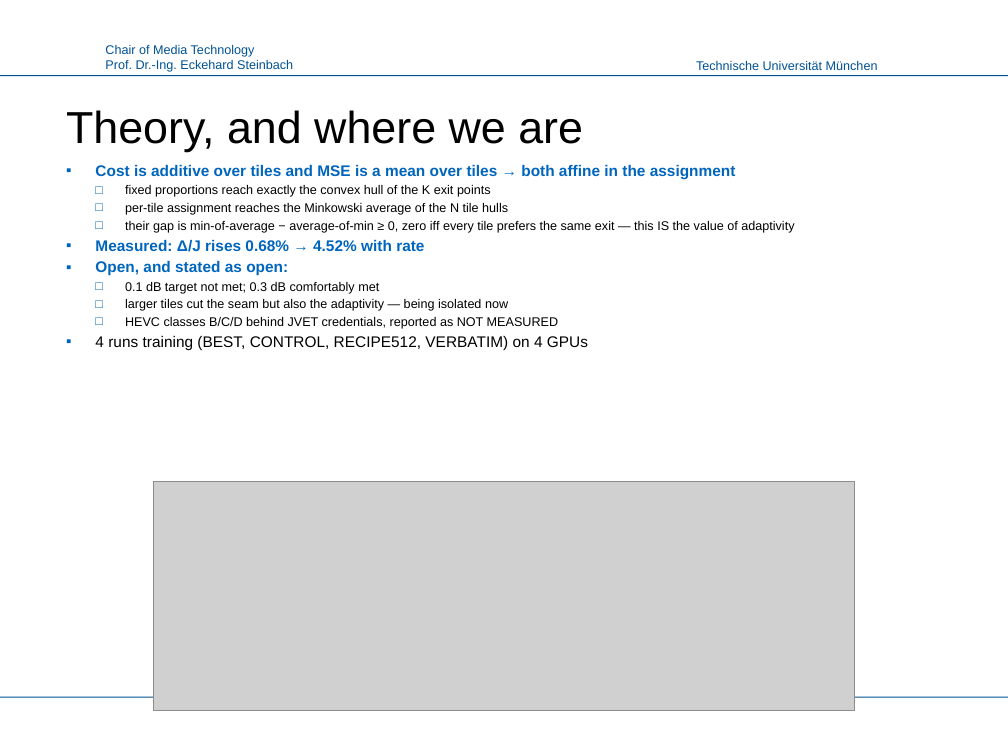
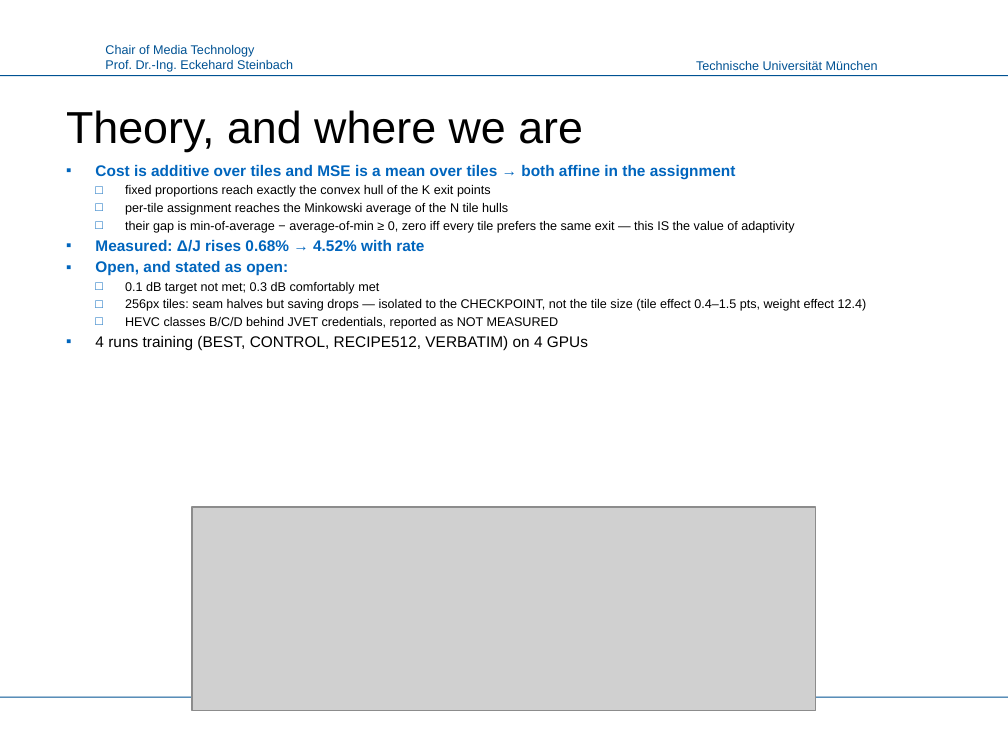
Before and after one commit to canerim/FLEX-FLOP, a slide deck: slide 12 of paper/FLEX-UF_LMT.pptx. Drawn at 1008x756 pixels with LibreOffice and Linux fonts; fonts in the diff are those of the drawing; grey boxes stand for pictures; background and template pictures are left out. Boxes give left, top, right and bottom in pixels: in the first picture for what was removed or moved away, otherwise in the second. Text is boxed around its words. In the diff, an @@ line names an element or a change of style, - is before the commit and + after.

```diff
--- a/paper/FLEX-UF_LMT.pptx
+++ b/paper/FLEX-UF_LMT.pptx
@@ text at bbox=[125, 299, 867, 311]: text changed @@
-  □ larger tiles cut the seam but also the adaptivity — being isolated now
+  □ 256px tiles: seam halves but saving drops — isolated to the CHECKPOINT, not the tile size (tile effect 0.4–1.5 pts, weight effect 12.4)
@@ picture: place and size @@
-picture at bbox=[153, 482, 855, 711]
+picture at bbox=[192, 507, 815, 711]
```
Also in this commit, not shown: 10 other files.
